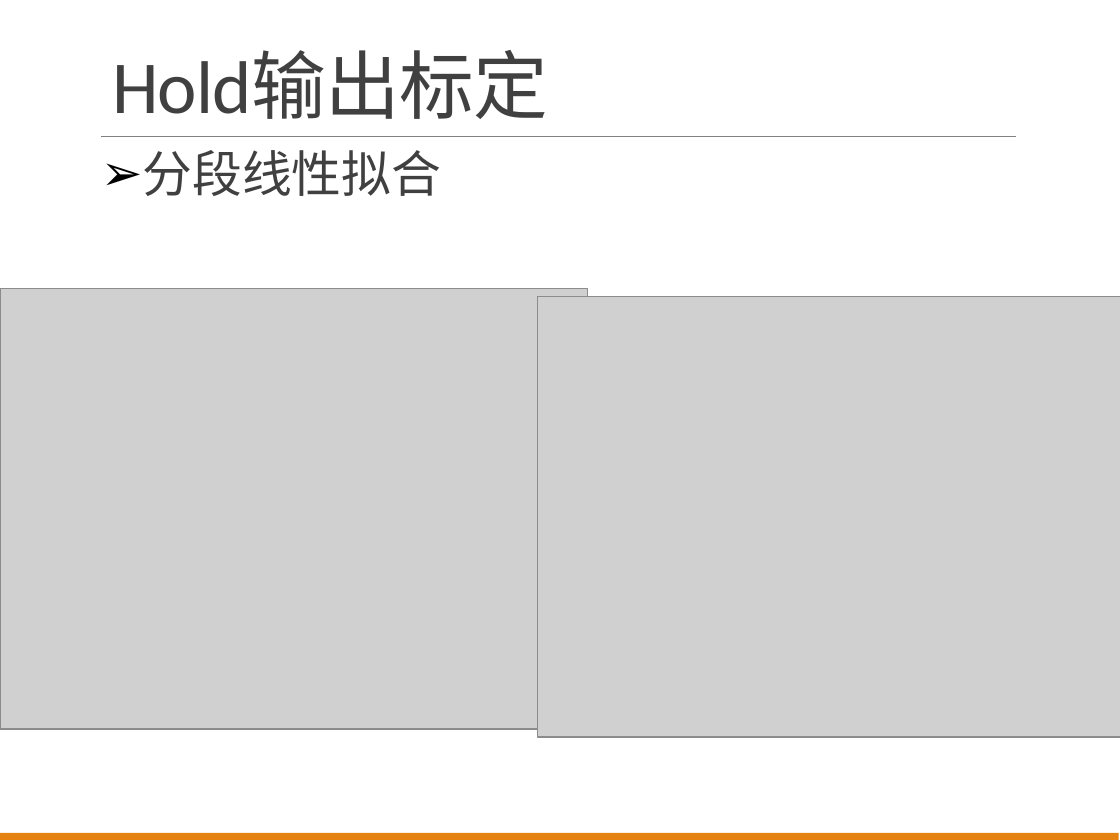
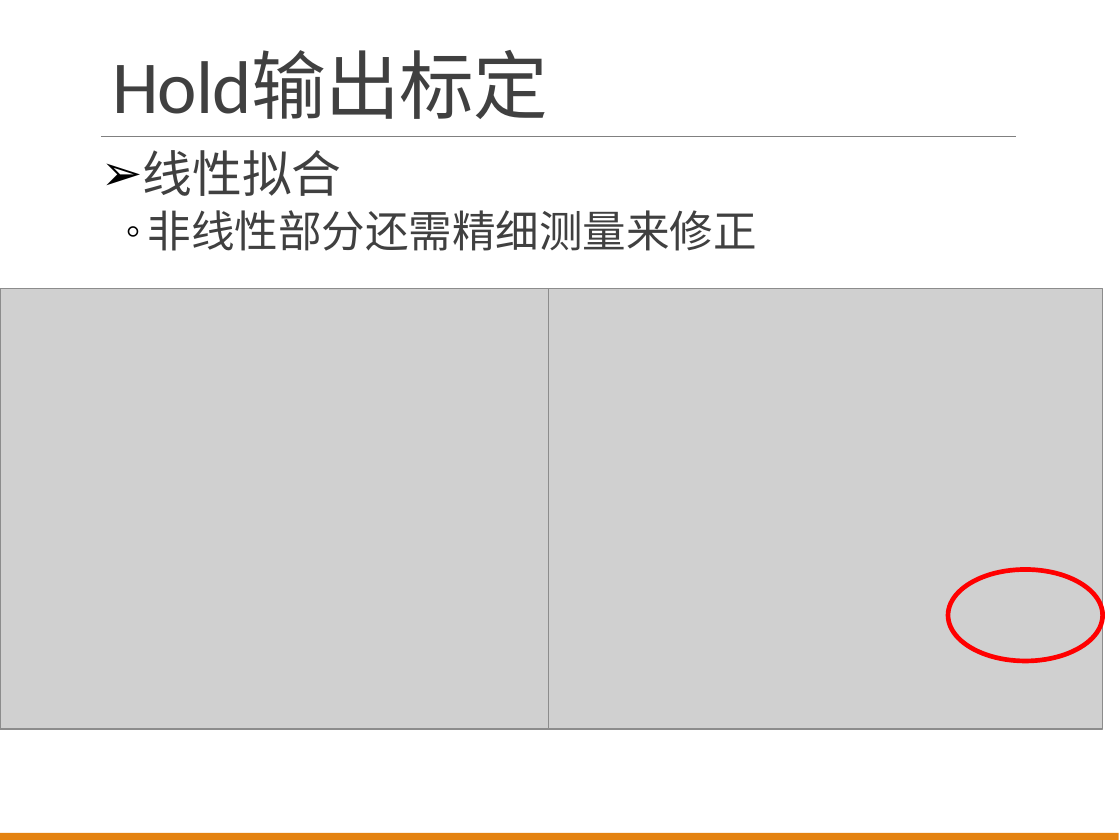
Before and after one commit to wyu0725/SDHCAL_DAQ, a slide deck: slide 6 of Slides/SDHCAL_Report_20170621.pptx. Drawn at 1120x840 pixels with LibreOffice and Linux fonts; fonts in the diff are those of the drawing; grey boxes stand for pictures. Boxes give left, top, right and bottom in pixels: in the first picture for what was removed or moved away, otherwise in the second. Text is boxed around its words. In the diff, an @@ line names an element or a change of style, - is before the commit and + after.

```diff
--- a/Slides/SDHCAL_Report_20170621.pptx
+++ b/Slides/SDHCAL_Report_20170621.pptx
@@ text at box(143, 150, 757, 251): text changed; size 32 to 28 pt @@
-➢ 分段线性拟合
+➢ 线性拟合
+  ◦ 非线性部分还需精细测量来修正
@@ picture: place and size @@
-picture at box(538, 296, 1120, 737)
+picture at box(549, 288, 1103, 729)
@@ ellipse added at box(948, 569, 1102, 661), outline #FF0000 3 pt @@
```
Also in this commit, not shown: 8 other slides changed, 3 slides added, 1 slide removed.
